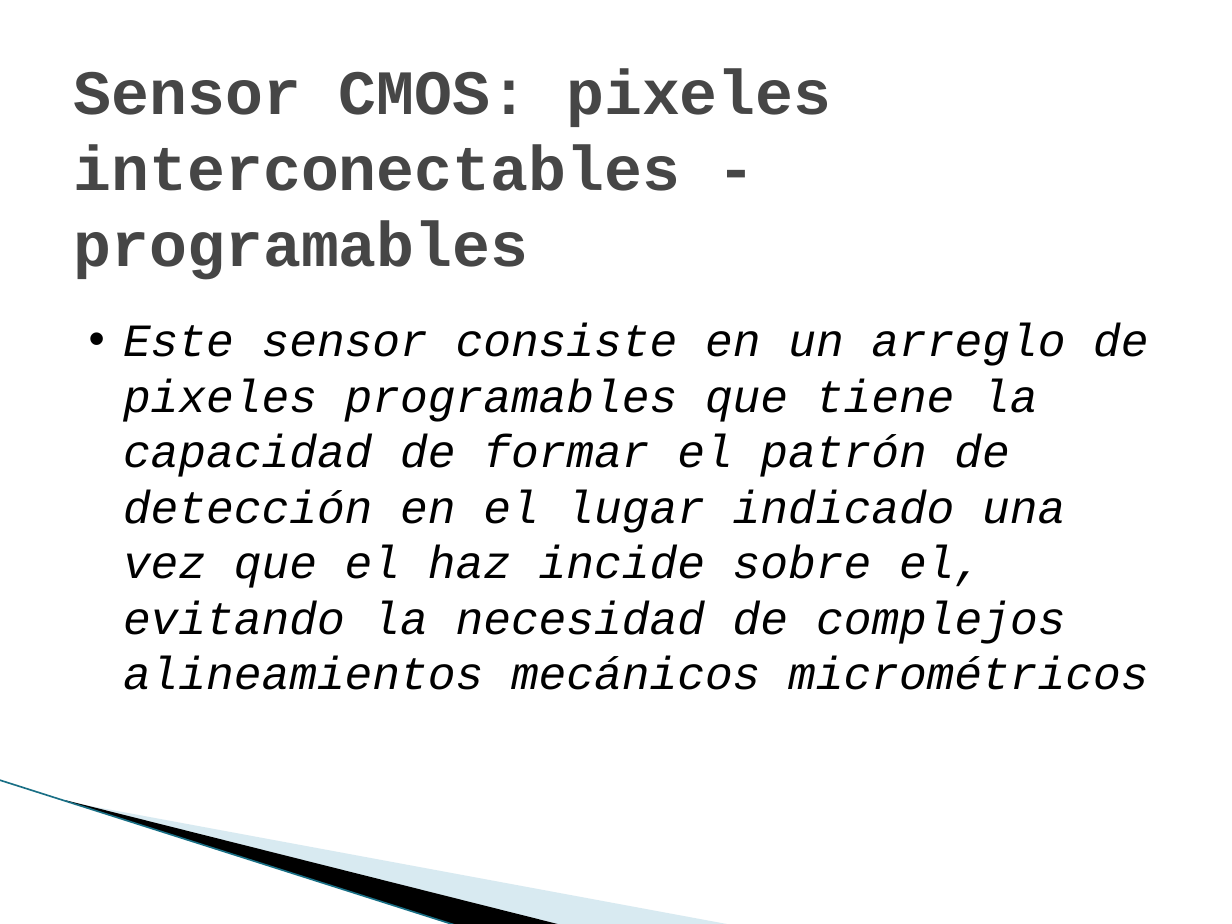
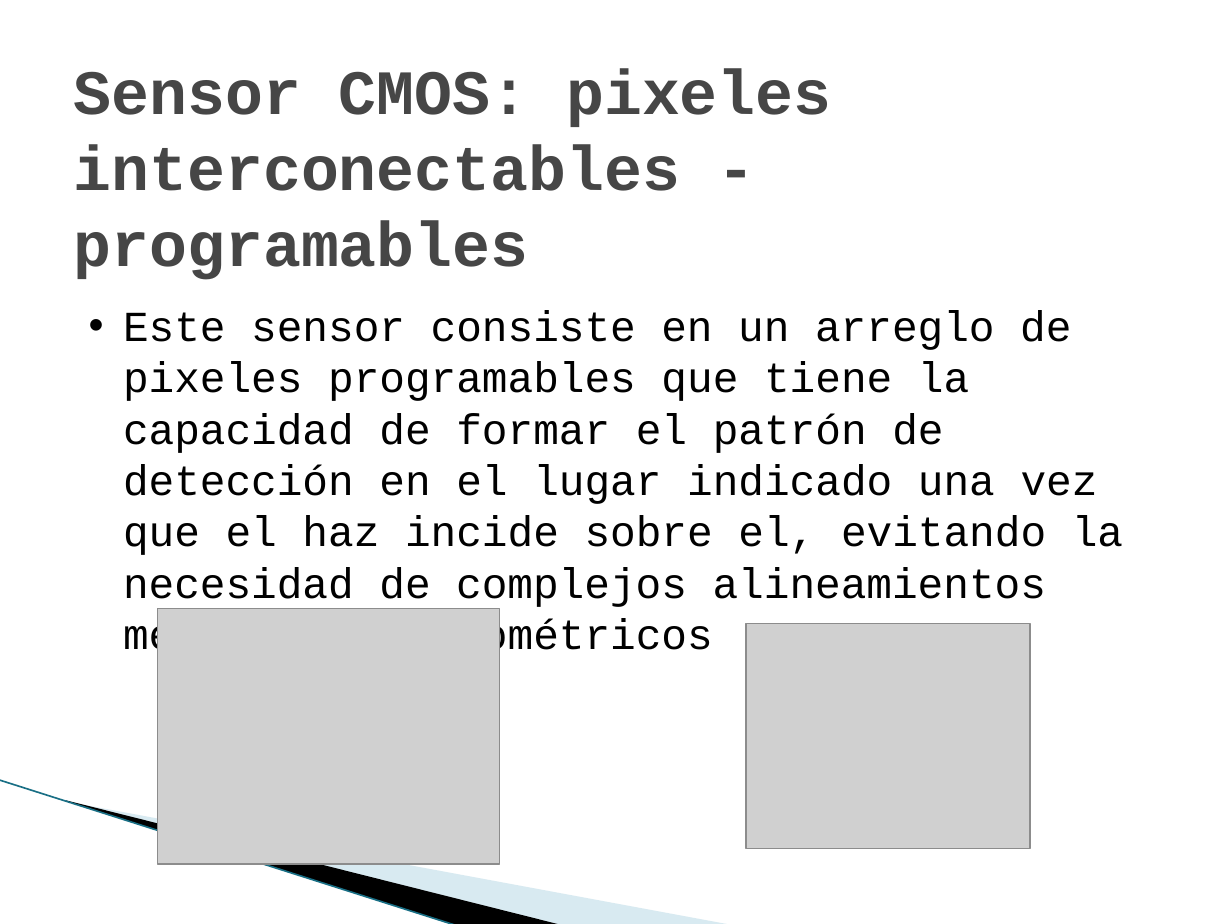
Before and after one commit to marianomorel/maestria-repo, a slide deck: slide 6 of sensores_cmos_presentacion.pptx. Drawn at 1232x924 pixels with LibreOffice and Linux fonts; fonts in the diff are those of the drawing; grey boxes stand for pictures; background and template pictures are left out. Boxes give left, top, right and bottom in pixels: in the first picture for what was removed or moved away, otherwise in the second. Text is boxed around its words. In the diff, an @@ line names an element or a change of style, - is before the commit and + after.

```diff
--- a/sensores_cmos_presentacion.pptx
+++ b/sensores_cmos_presentacion.pptx
@@ text "Este sensor consiste en un ...": place and size @@
-text "Este sensor consiste en un ..." at box(123, 323, 1148, 690)
+text "Este sensor consiste en un ..." at box(123, 310, 1123, 661)
@@ text "Este sensor consiste en un ..." at box(123, 310, 1123, 661): size 27 to 25 pt, italic off @@
@@ picture added at box(158, 609, 500, 864) @@
@@ picture added at box(747, 623, 1030, 849) @@
```
Also in this commit, not shown: 7 other slides changed, 6 other files.
